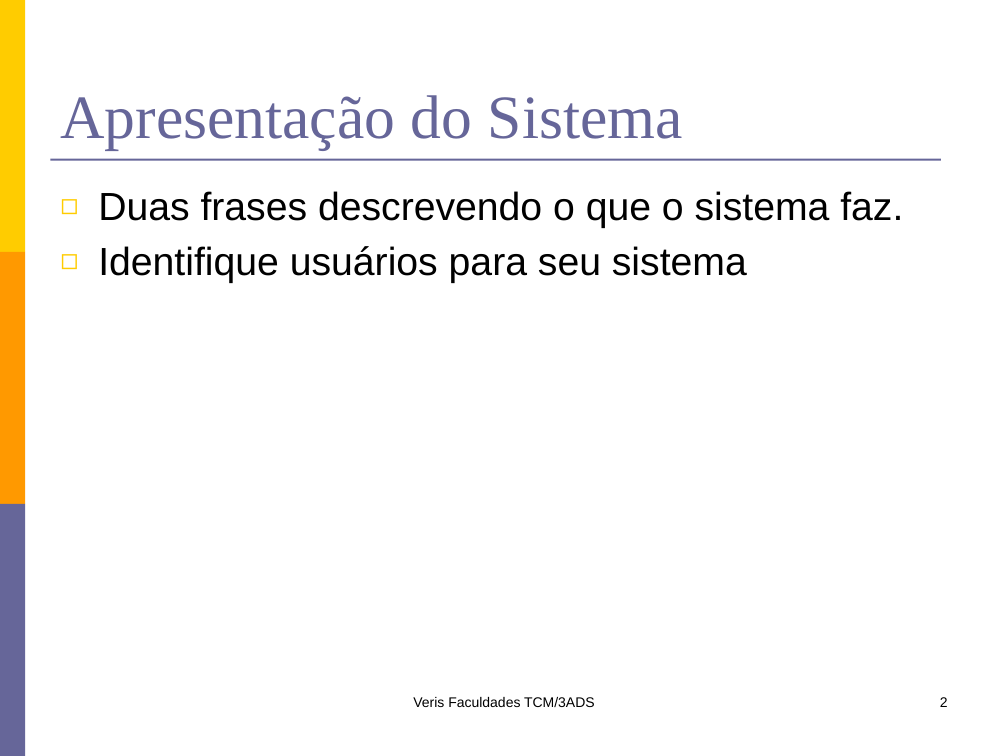
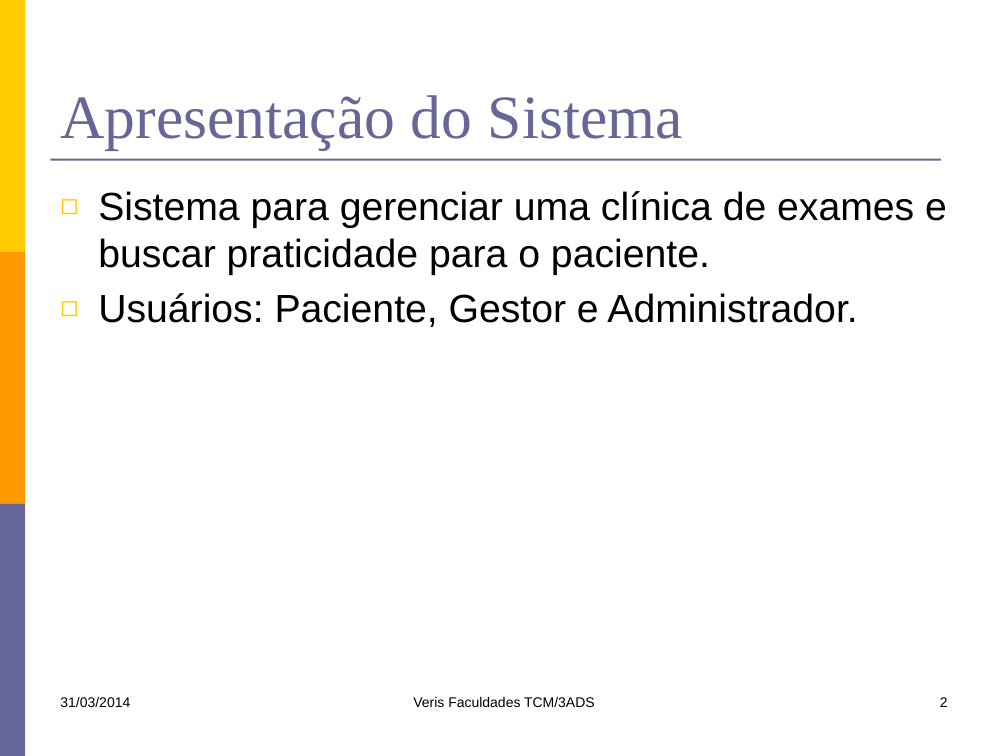
Before and after one commit to kokmz/TCCHUE, a slide deck: slide 2 of documentacao/G4_Apresentacao1sem2014.pptx. Drawn at 1008x756 pixels with LibreOffice and Linux fonts; fonts in the diff are those of the drawing. Boxes give left, top, right and bottom in pixels: in the first picture for what was removed or moved away, otherwise in the second. Text is boxed around its words. In the diff, an @@ line names an element or a change of style, - is before the commit and + after.

Commit message:
Atualização dos slides para apresentação

```diff
--- a/documentacao/G4_Apresentacao1sem2014.pptx
+++ b/documentacao/G4_Apresentacao1sem2014.pptx
@@ text at (98, 191, 947, 327): text changed @@
-◻ Duas frases descrevendo o que o sistema faz.
-◻ Identifique usuários para seu sistema
+◻ Sistema para gerenciar uma clínica de exames e buscar praticidade para o paciente.
+◻ Usuários: Paciente, Gestor e Administrador.
@@ text added at (60, 697, 130, 707), 10 pt, text #000000 @@
+31/03/2014
```
Also in this commit, not shown: 4 other slides changed.
